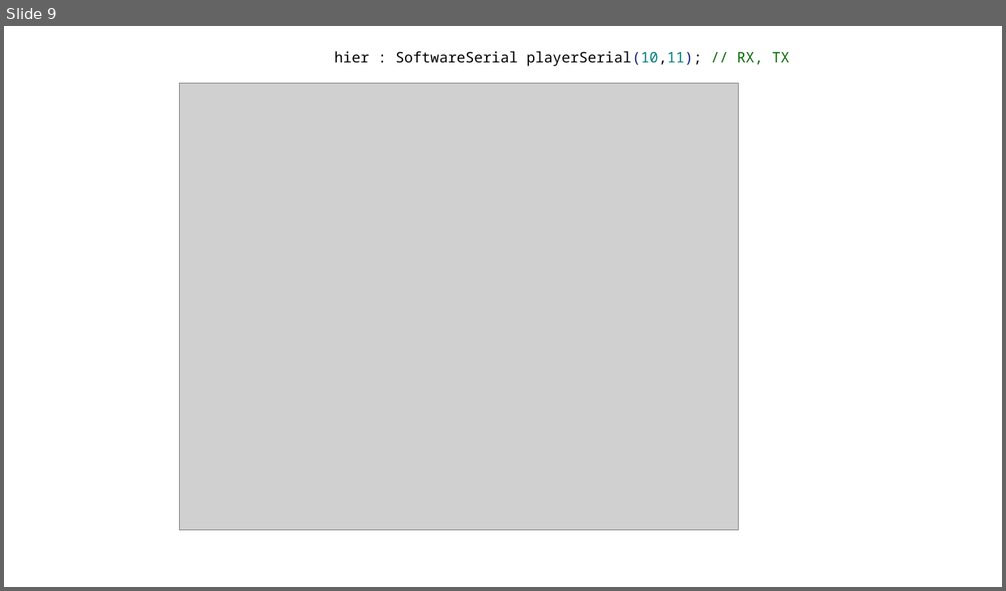
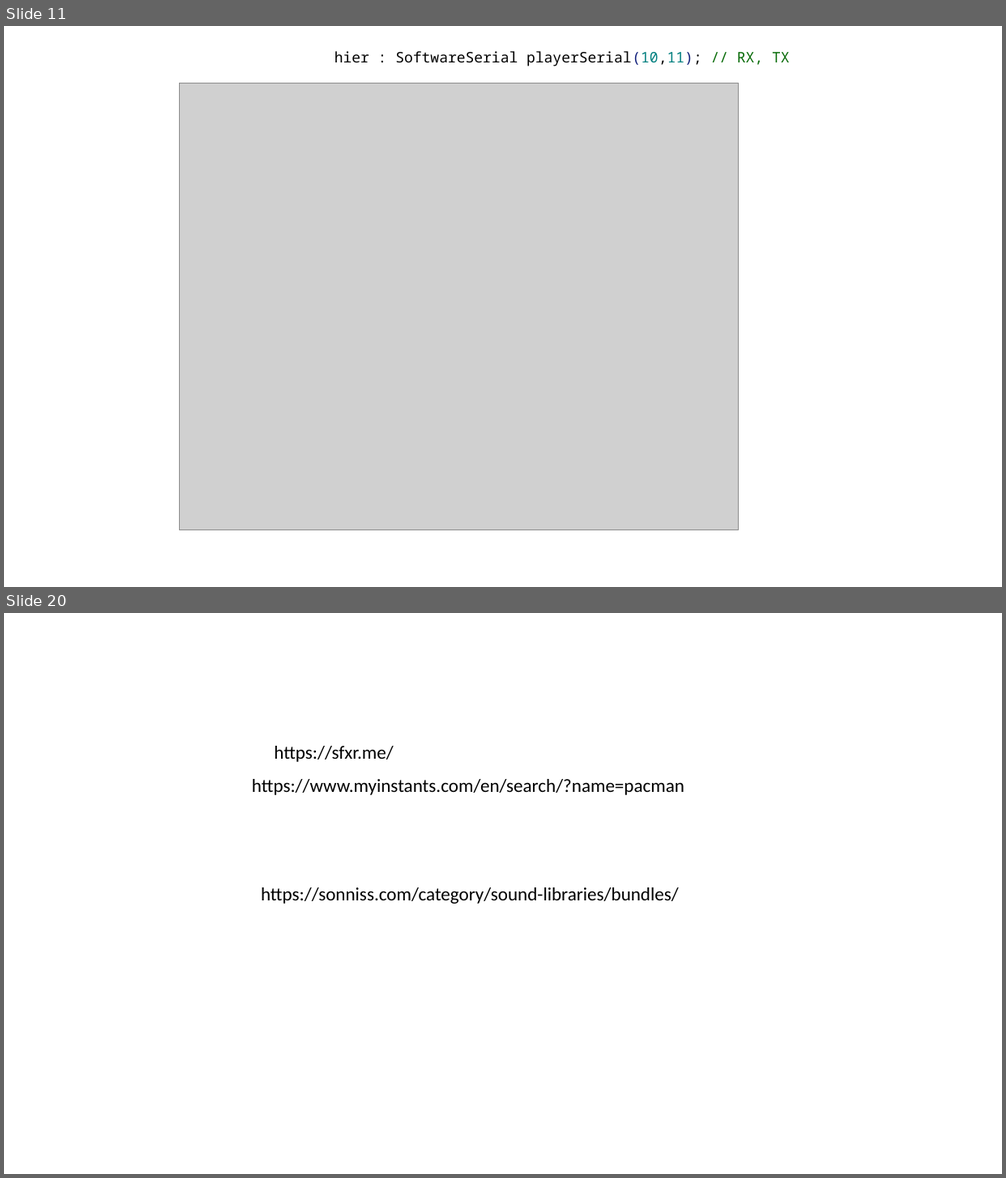
Before and after one commit to jeskes/activityboard, a slide deck: Activityboard.pptx. Shown one above the other, each under a label of ours: slide 9 before the commit, slides 11 and 20 after it; the slides between them are not shown. The pictures are 1006x591 and 1006x1178 pixels, drawn with LibreOffice and Linux fonts; fonts in the diff are those of the drawing; grey boxes stand for pictures. Boxes give left, top, right and bottom in pixels: in the first picture for what was removed or moved away, otherwise in the second. Text is boxed around its words. In the diff, an @@ line names an element or a change of style, - is before the commit and + after.

```diff
--- a/Activityboard.pptx
+++ b/Activityboard.pptx
@@ slide 20 added at [4,613,1002,1174], background #FFFFFF @@
@@ text added at [274,746,393,762], 18 pt, text #000000 @@
+https://sfxr.me/
@@ text added at [252,779,684,795], 18 pt, text #000000 @@
+https://www.myinstants.com/en/search/?name=pacman
@@ text added at [261,888,679,904], 18 pt, text #000000 @@
+https://sonniss.com/category/sound-libraries/bundles/
@@ what was slide 9 is now slide 11 @@
```
Also in this commit, not shown: 3 slides changed, 10 other slides added, 46 other files.
